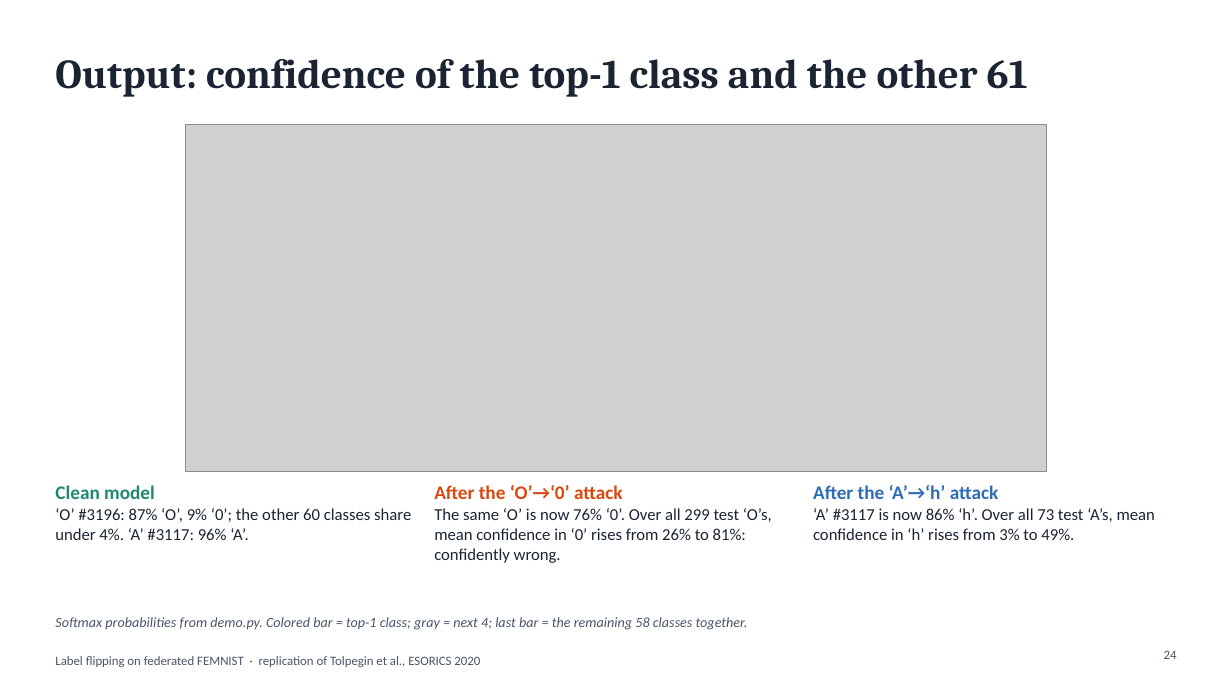
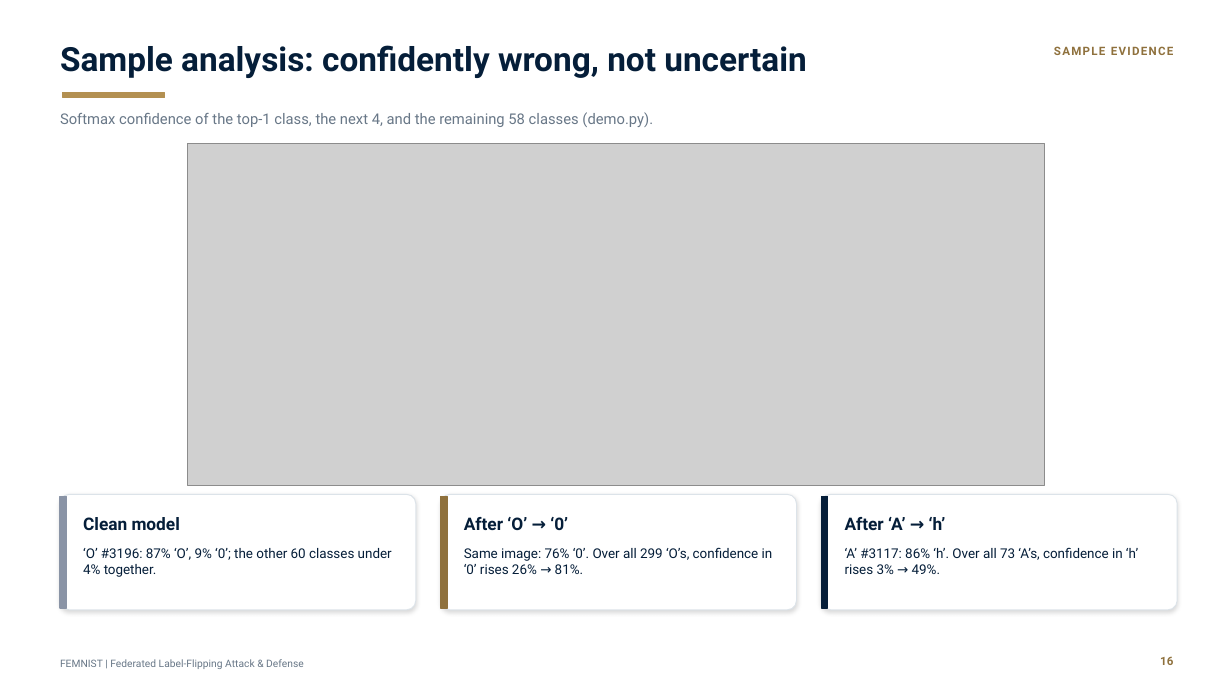
Before and after one commit to wetthamm/FederatedLearning, a slide deck: slide 16 of writeup/FEMNIST_label_flipping.pptx (slide 24 before the commit). Drawn at 1232x693 pixels with LibreOffice and Linux fonts; fonts in the diff are those of the drawing; grey boxes stand for pictures. Boxes give left, top, right and bottom in pixels: in the first picture for what was removed or moved away, otherwise in the second. Text is boxed around its words. In the diff, an @@ line names an element or a change of style, - is before the commit and + after.

```diff
--- a/writeup/FEMNIST_label_flipping.pptx
+++ b/writeup/FEMNIST_label_flipping.pptx
@@ text added at (x1=60, y1=45, x2=806, y2=78), 26 pt, text #051E39, bold @@
+Sample analysis: confidently wrong, not uncertain
@@ text added at (x1=1054, y1=46, x2=1174, y2=55), 9 pt, text #8F713D, bold @@
+SAMPLE EVIDENCE
@@ text at (x1=60, y1=112, x2=653, y2=127): text changed; size 32 to 11.5 pt; font Cambria to Roboto; text colour #1B2433 to #687787; bold off @@
-Output: confidence of the top-1 class and the other 61
+Softmax confidence of the top-1 class, the next 4, and the remaining 58 classes (demo.py).
@@ rectangle added at (x1=63, y1=92, x2=165, y2=98), fill #B39051, outline #B39051 1 pt @@
@@ picture resized from (x1=185, y1=125, x2=1047, y2=471) to (x1=188, y1=143, x2=1045, y2=485) @@
@@ rounded rectangle added at (x1=60, y1=494, x2=416, y2=610), fill #FFFFFF, outline #DCE3E9 0.75 pt @@
@@ rectangle added at (x1=60, y1=496, x2=67, y2=608), fill #8A94A6, outline #8A94A6 1 pt @@
@@ rounded rectangle added at (x1=441, y1=494, x2=797, y2=610), fill #FFFFFF, outline #DCE3E9 0.75 pt @@
@@ rectangle added at (x1=441, y1=496, x2=447, y2=608), fill #8F713D, outline #8F713D 1 pt @@
@@ rounded rectangle added at (x1=822, y1=494, x2=1177, y2=610), fill #FFFFFF, outline #DCE3E9 0.75 pt @@
@@ rectangle added at (x1=822, y1=496, x2=828, y2=608), fill #051E39, outline #051E39 1 pt @@
@@ text added at (x1=83, y1=517, x2=180, y2=530), 13.5 pt, text #051E39, bold @@
+Clean model
@@ text added at (x1=464, y1=517, x2=568, y2=530), 13.5 pt, text #051E39, bold @@
+After ‘O’ → ‘0’
@@ text added at (x1=845, y1=517, x2=946, y2=530), 13.5 pt, text #051E39, bold @@
+After ‘A’ → ‘h’
@@ text at (x1=83, y1=548, x2=392, y2=577): text changed; size 13 to 10.5 pt; font Calibri to Roboto; text colour #1B2433 to #051E39 @@
-Clean model
-‘O’ #3196: 87% ‘O’, 9% ‘0’; the other 60 classes share under 4%. ‘A’ #3117: 96% ‘A’.
+‘O’ #3196: 87% ‘O’, 9% ‘0’; the other 60 classes under 4% together.
@@ text at (x1=464, y1=547, x2=773, y2=574): text changed; size 13 to 10.5 pt; font Calibri to Roboto; text colour #1B2433 to #051E39 @@
-After the ‘O’→‘0’ attack
-The same ‘O’ is now 76% ‘0’. Over all 299 test ‘O’s, mean confidence in ‘0’ rises from 26% to 81%: confidently wrong.
+Same image: 76% ‘0’. Over all 299 ‘O’s, confidence in ‘0’ rises 26% → 81%.
@@ text at (x1=845, y1=547, x2=1138, y2=574): text changed; size 13 to 10.5 pt; font Calibri to Roboto; text colour #1B2433 to #051E39 @@
-After the ‘A’→‘h’ attack
-‘A’ #3117 is now 86% ‘h’. Over all 73 test ‘A’s, mean confidence in ‘h’ rises from 3% to 49%.
+‘A’ #3117: 86% ‘h’. Over all 73 ‘A’s, confidence in ‘h’ rises 3% → 49%.
@@ text removed at (x1=55, y1=617, x2=748, y2=630) @@
-Softmax probabilities from demo.py. Colored bar = top-1 class; gray = next 4; last bar = the remaining 58 classes together.
@@ text removed at (x1=55, y1=656, x2=480, y2=667) @@
-Label flipping on federated FEMNIST · replication of Tolpegin et al., ESORICS 2020
@@ text added at (x1=60, y1=659, x2=304, y2=669), 8 pt, text #687787 @@
+FEMNIST | Federated Label-Flipping Attack & Defense
@@ text added at (x1=1160, y1=656, x2=1173, y2=665), 9 pt, text #8F713D, bold @@
+16
@@ page number removed at (x1=1164, y1=650, x2=1177, y2=659) @@
-24
```
Also in this commit, not shown: 7 other slides changed, 13 slides added, 23 slides removed, 27 other files.
